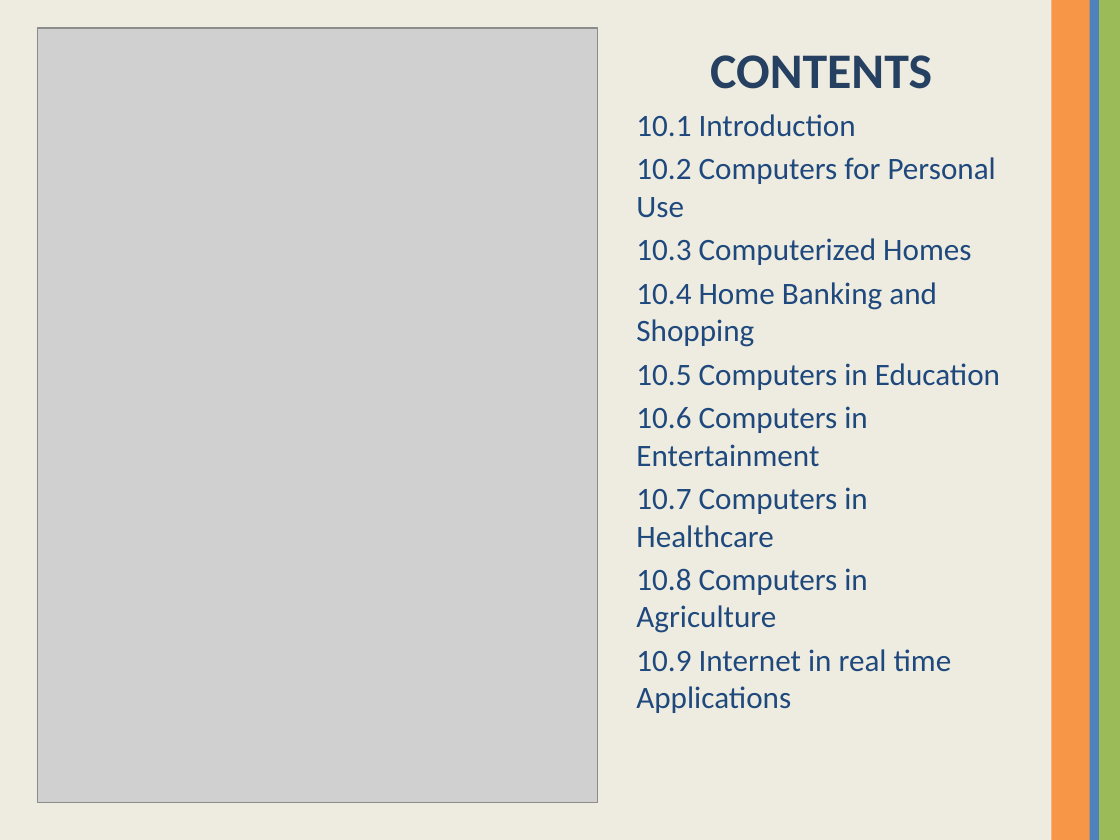
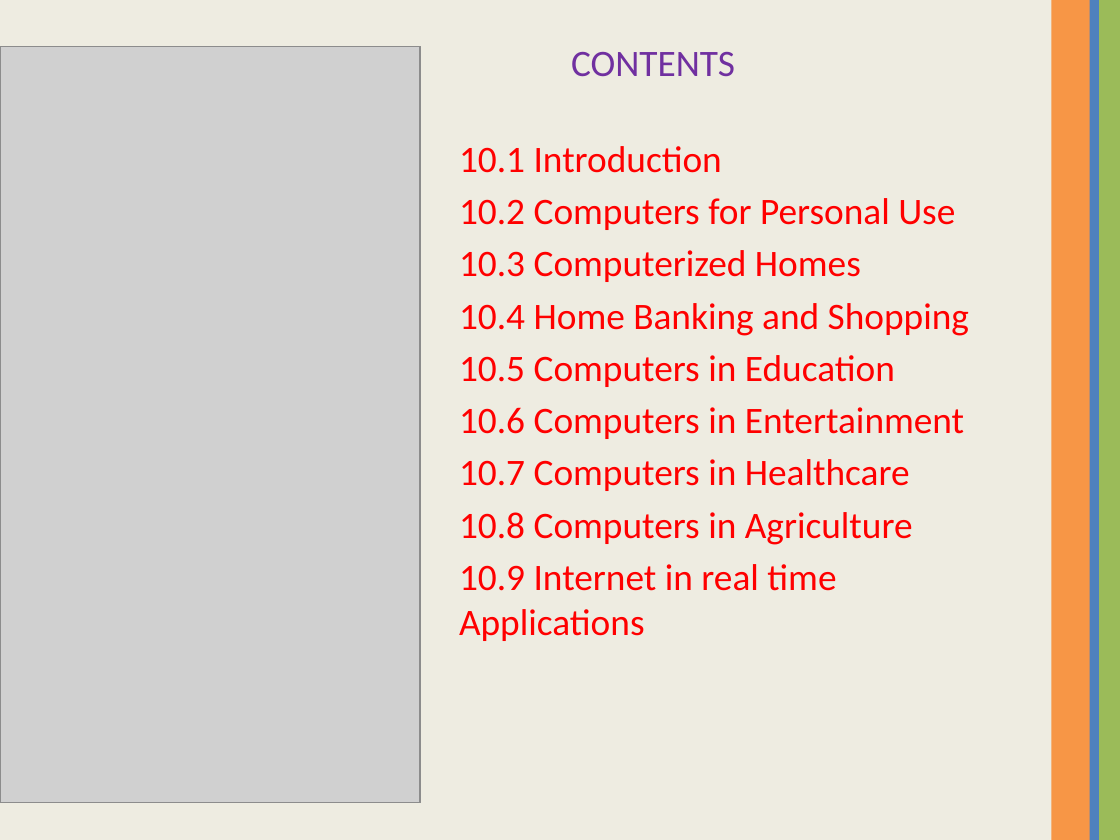
Before and after one commit to Suwetha/Suwetha, a slide deck: slide 3 of COMPUTER.pptx (slide 9 before the commit). Drawn at 1120x840 pixels with LibreOffice and Linux fonts; fonts in the diff are those of the drawing; grey boxes stand for pictures. Boxes give left, top, right and bottom in pixels: in the first picture for what was removed or moved away, otherwise in the second. Text is boxed around its words. In the diff, an @@ line names an element or a change of style, - is before the commit and + after.

```diff
--- a/COMPUTER.pptx
+++ b/COMPUTER.pptx
@@ text "CONTENTS": place and size @@
-text "CONTENTS" at [636, 55, 1000, 713]
+text "CONTENTS" at [459, 52, 969, 641]
@@ text "CONTENTS" at [459, 52, 969, 641]: size 32 to 24 pt, text colour #254061 to #7030A0, bold off in "CONTENTS"; size 20 to 24 pt, text colour #1F497D to #FF0000; alignment centre to left; less space between paragraphs @@
@@ picture added at [0, 47, 420, 803] @@
@@ picture: place and size @@
-picture at [37, 28, 597, 803]
+picture at [9, 47, 420, 803]
```
Also in this commit, not shown: 2 other slides changed, 32 slides added, 6 slides removed.
